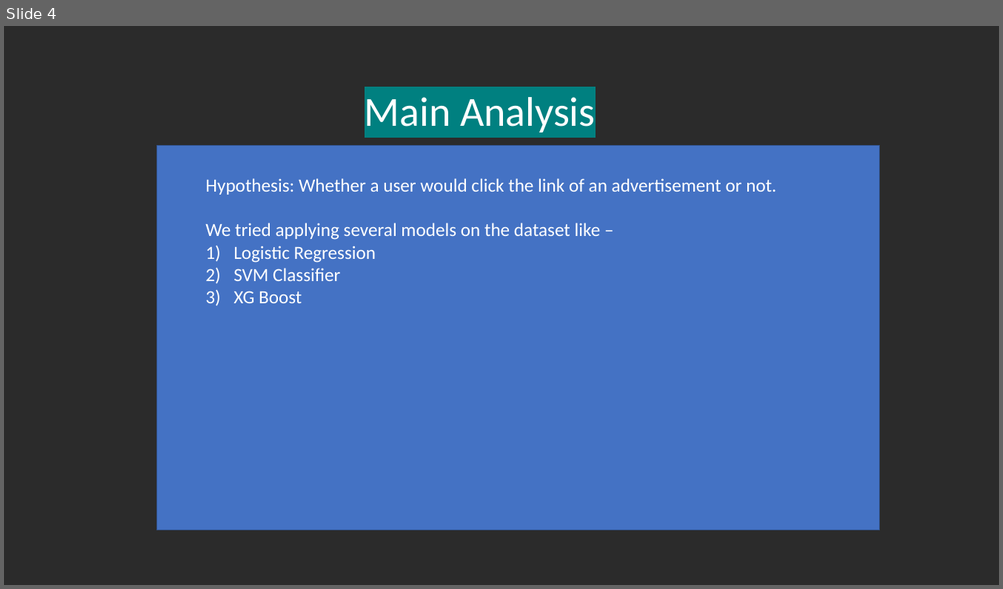
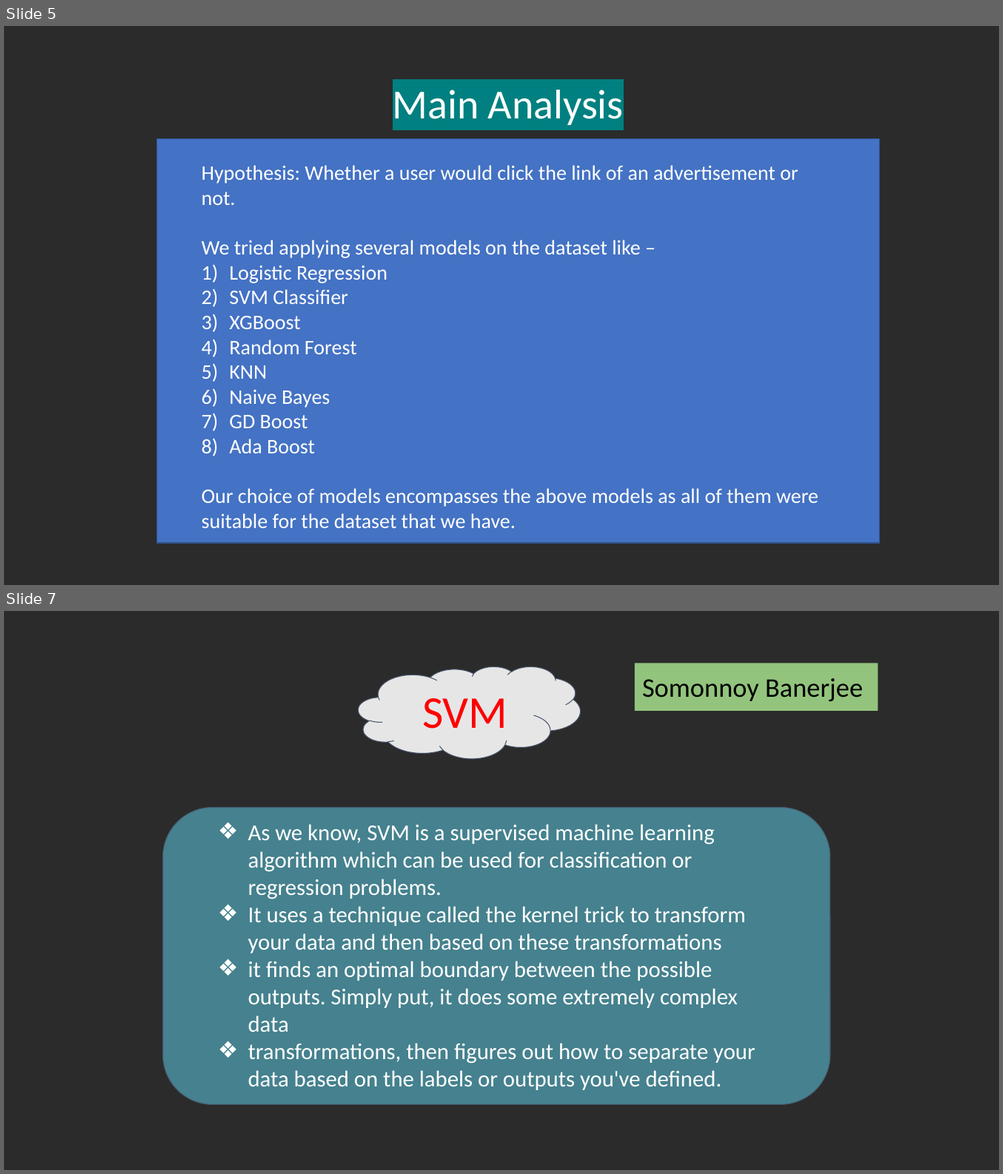
Before and after one commit to Somonnoy44/DSCI-project, a slide deck: DSCI Project Presentation Team 1 - Criteo Click Log Dataset.pptx. Shown one above the other, each under a label of ours: slide 4 before the commit, slides 5 and 7 after it; the slides between them are not shown. The pictures are 1003x589 and 1003x1174 pixels, drawn with LibreOffice and Linux fonts; fonts in the diff are those of the drawing; background and template pictures are left out; a plain dark background stands for a picture behind light text. Boxes give left, top, right and bottom in pixels: in the first picture for what was removed or moved away, otherwise in the second. Text is boxed around its words. In the diff, an @@ line names an element or a change of style, - is before the commit and + after.

Commit message:
Updated DSCI Project Presentation
Updated DSCI Project Presentation Team 1 - Criteo Click Log Dataset

```diff
--- a/DSCI Project Presentation Team 1 - Criteo Click Log Dataset.pptx
+++ b/DSCI Project Presentation Team 1 - Criteo Click Log Dataset.pptx
@@ slide 7 added at box(4, 611, 999, 1170), background picture (left out) @@
@@ cloud added at box(358, 667, 580, 759), fill #E7E6E6, outline #44546A 0.75 pt @@
@@ rectangle added at box(634, 664, 878, 711), fill #93C47D, 26 pt, text #000000 @@
+Somonnoy Banerjee
@@ text added at box(422, 698, 507, 729), 44 pt, text #FF0000 @@
+SVM
@@ rounded rectangle added at box(163, 807, 830, 1105), fill #45818E, outline #44546A 0.75 pt @@
@@ text added at box(248, 824, 755, 1091), 22 pt, text #FFFFFF @@
+❖ As we know, SVM is a supervised machine learning algorithm which can be used for classification or regression problems.
+❖ It uses a technique called the kernel trick to transform your data and then based on these transformations
+❖ it finds an optimal boundary between the possible outputs. Simply put, it does some extremely complex data
+❖ transformations, then figures out how to separate your data based on the labels or outputs you've defined.
@@ what was slide 4 is now slide 5 @@
@@ slide 5 changed as well @@
@@ text "Main Analysis": place and size @@
-text "Main Analysis" at box(364, 97, 595, 133)
+text "Main Analysis" at box(392, 90, 623, 125)
@@ rectangle: place and size @@
-rectangle at box(157, 145, 879, 531)
+rectangle at box(157, 138, 879, 543)
@@ rectangle at box(157, 138, 879, 543): outline #325491 1 pt to #31538F 1 pt @@
@@ text "Hypothesis: Whether a user would ...": place and size @@
-text "Hypothesis: Whether a user would ..." at box(205, 178, 776, 304)
+text "Hypothesis: Whether a user would ..." at box(202, 165, 818, 528)
@@ text at box(202, 165, 798, 304): size 18 to 20 pt in "Hypothesis: Whether a user would click the ...", "We tried applying several models on the ...", "Logistic Regression", "SVM Classifier"; indent changed @@
@@ text at box(202, 316, 818, 528): text changed; size 18 to 20 pt @@
-3) XG Boost
+3) XGBoost
+4) Random Forest
+5) KNN
+6) Naive Bayes
+7) GD Boost
+8) Ada Boost
+Our choice of models encompasses the above models as all of them were suitable for the dataset that we have.
```
Also in this commit, not shown: 2 other slides changed, 7 other slides added, 1 slide removed.
